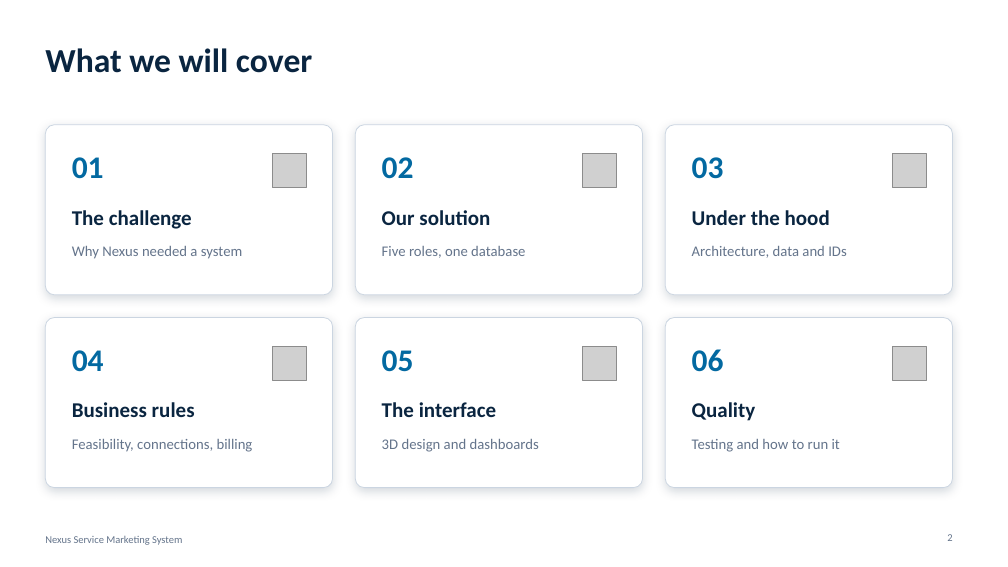
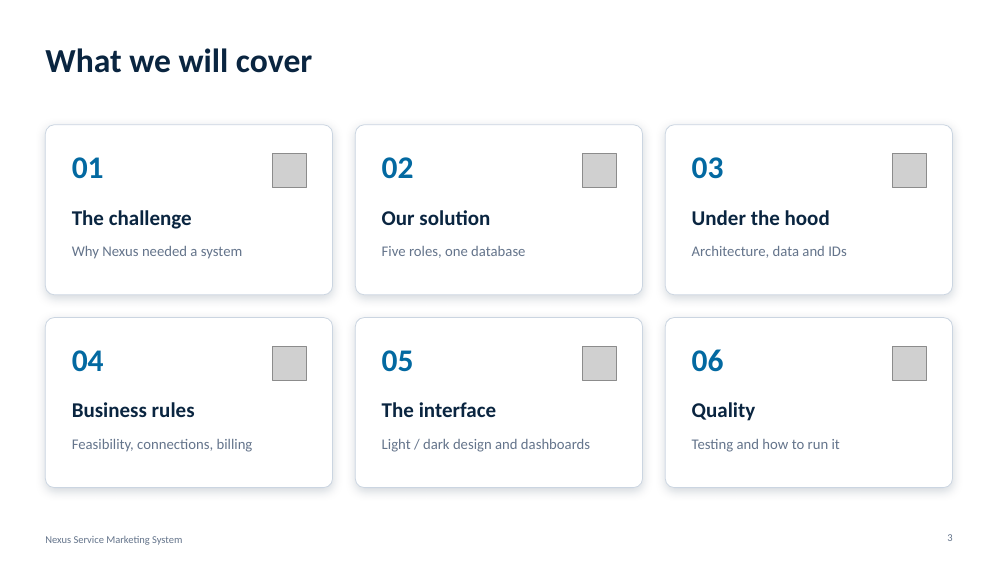
Before and after one commit to humaizkhan363-cmd/e_project, a slide deck: slide 3 of documentation/Nexus_Documentation/Nexus_Presentation_animated.pptx (slide 2 before the commit). Drawn at 1008x567 pixels with LibreOffice and Linux fonts; fonts in the diff are those of the drawing; grey boxes stand for pictures. Boxes give left, top, right and bottom in pixels: in the first picture for what was removed or moved away, otherwise in the second. Text is boxed around its words. In the diff, an @@ line names an element or a change of style, - is before the commit and + after.

```diff
--- a/documentation/Nexus_Documentation/Nexus_Presentation_animated.pptx
+++ b/documentation/Nexus_Documentation/Nexus_Presentation_animated.pptx
@@ text at (x1=382, y1=439, x2=590, y2=452): text changed @@
-3D design and dashboards
+Light / dark design and dashboards
```
Also in this commit, not shown: 4 other slides changed, 2 slides added, 1 slide removed, 7 other files.
